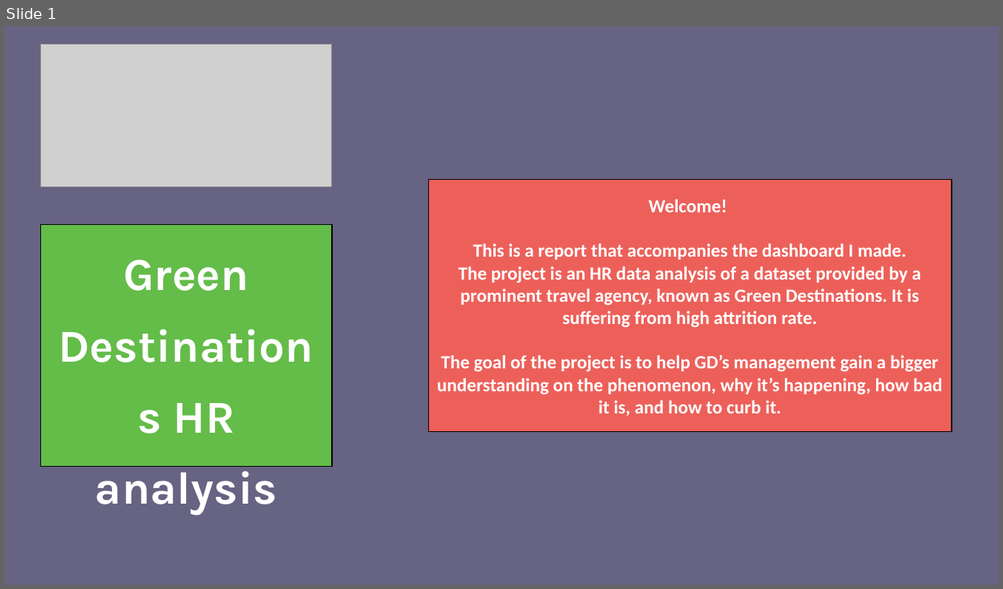
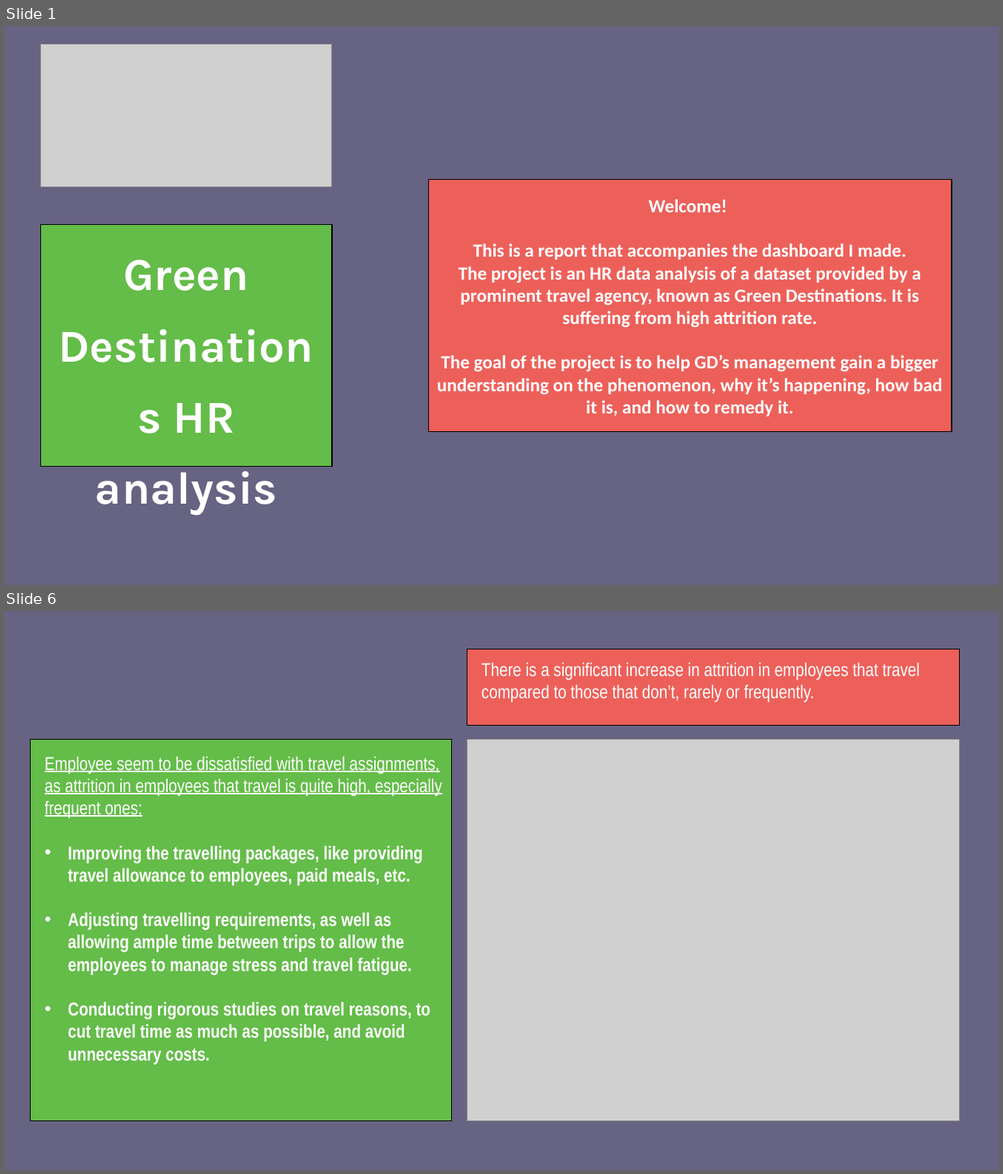
Before and after one commit to khaled-mehizel/HR-analysis, a slide deck: Report/GD HR report.pptx. Shown one above the other, each under a label of ours: slide 1 before the commit, slides 1 and 6 after it; the slides between them are not shown. The pictures are 1003x589 and 1003x1174 pixels, drawn with LibreOffice and Linux fonts; fonts in the diff are those of the drawing; grey boxes stand for pictures. Boxes give left, top, right and bottom in pixels: in the first picture for what was removed or moved away, otherwise in the second. Text is boxed around its words. In the diff, an @@ line names an element or a change of style, - is before the commit and + after.

```diff
--- a/Report/GD HR report.pptx
+++ b/Report/GD HR report.pptx
@@ slide 6 added at (x1=4, y1=611, x2=999, y2=1170), background #676382 @@
@@ rectangle added at (x1=466, y1=649, x2=959, y2=725), fill #ED605A, outline #000000 0.75 pt, 18 pt, text #FFFFFF @@
+There is a significant increase in attrition in employees that travel compared to those that don’t, rarely or frequently.
@@ rectangle added at (x1=30, y1=740, x2=452, y2=1122), fill #64BC49, outline #000000 0.75 pt, 18 pt, text #FFFFFF, bold @@
+Employee seem to be dissatisfied with travel assignments, as attrition in employees that travel is quite high, especially frequent ones:
+• Improving the travelling packages, like providing travel allowance to employees, paid meals, etc.
+• Adjusting travelling requirements, as well as allowing ample time between trips to allow the employees to manage stress and travel fatigue.
+• Conducting rigorous studies on travel reasons, to cut travel time as much as possible, and avoid unnecessary costs.
@@ picture added at (x1=466, y1=740, x2=959, y2=1122) @@
@@ slide 1 changed as well @@
@@ text in rectangle at (x1=437, y1=355, x2=942, y2=417): text changed @@
-The goal of the project is to help GD’s management gain a bigger understanding on the phenomenon, why it’s happening, how bad it is, and how to curb it.
+The goal of the project is to help GD’s management gain a bigger understanding on the phenomenon, why it’s happening, how bad it is, and how to remedy it.
```
Also in this commit, not shown: 7 other slides added, 6 slides removed, 4 other files.
